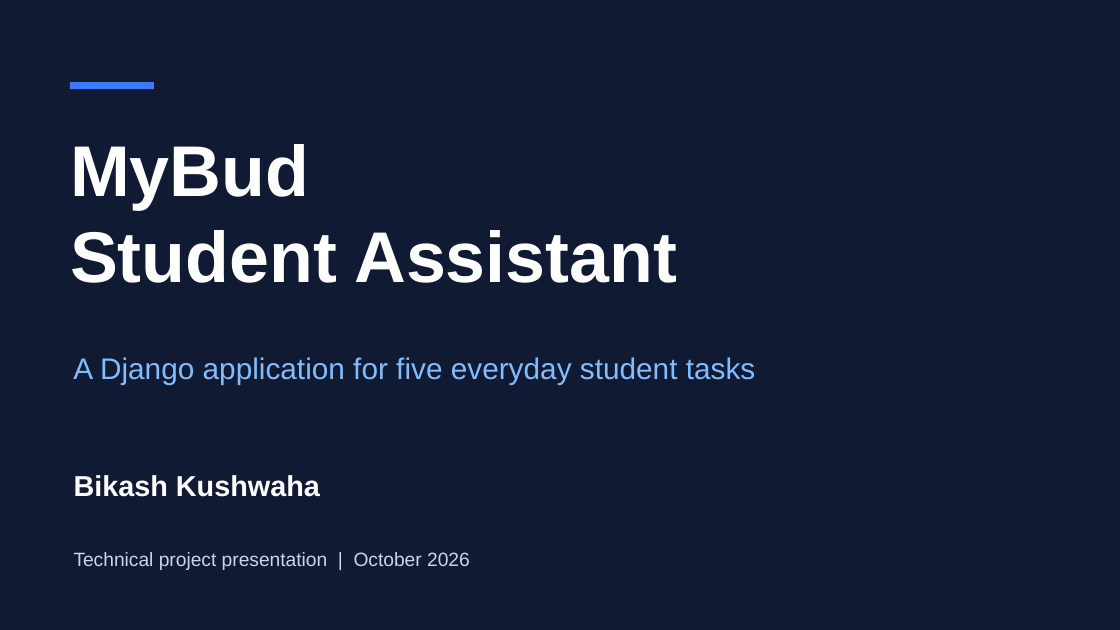
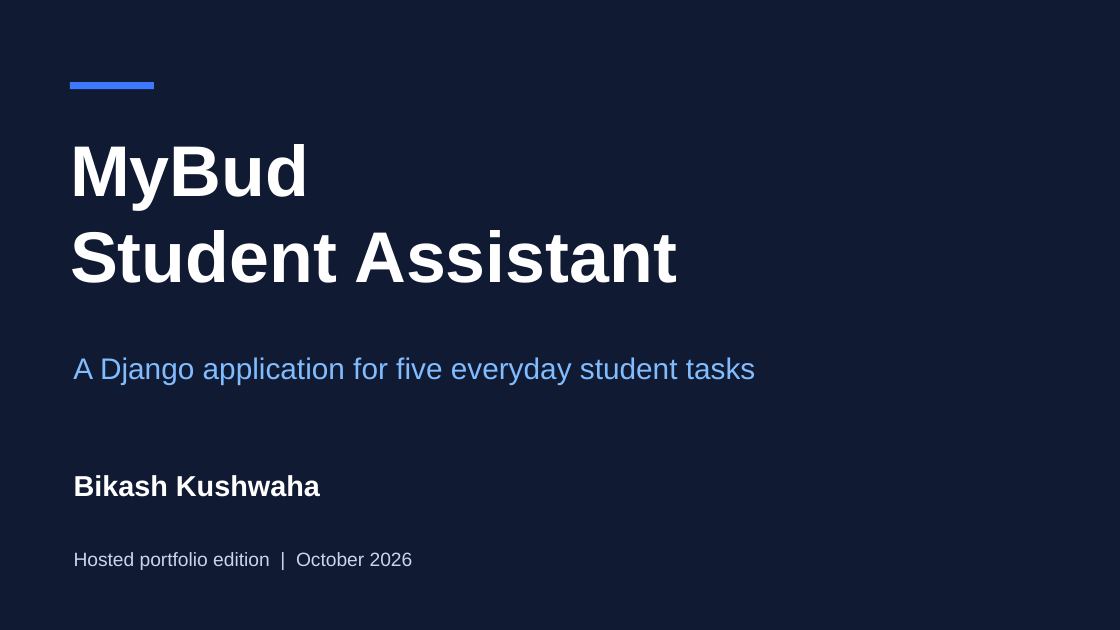
Before and after one commit to BikashCoder31/mybud-student-assistant, a slide deck: slide 1 of docs/presentation/MyBud_Student_Life_Assistant.pptx. Drawn at 1120x630 pixels with LibreOffice and Linux fonts; fonts in the diff are those of the drawing. Boxes give left, top, right and bottom in pixels: in the first picture for what was removed or moved away, otherwise in the second. Text is boxed around its words. In the diff, an @@ line names an element or a change of style, - is before the commit and + after.

Commit message:
Publish hosted report presentation and clean release manifest

```diff
--- a/docs/presentation/MyBud_Student_Life_Assistant.pptx
+++ b/docs/presentation/MyBud_Student_Life_Assistant.pptx
@@ text at bbox=[74, 552, 413, 570]: text changed @@
-Technical project presentation | October 2026
+Hosted portfolio edition | October 2026
```
Also in this commit, not shown: 5 other slides changed, 4 other files.
